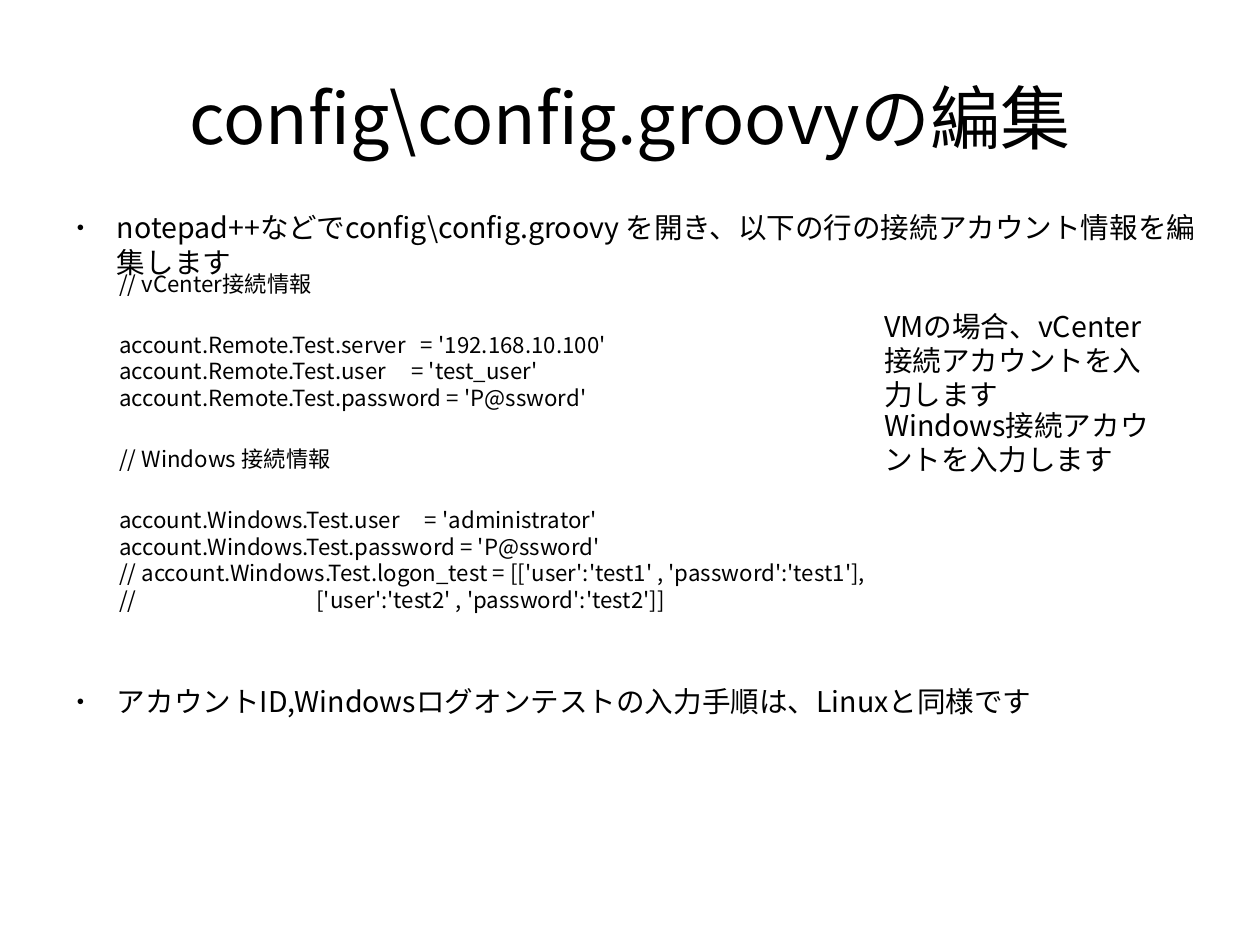
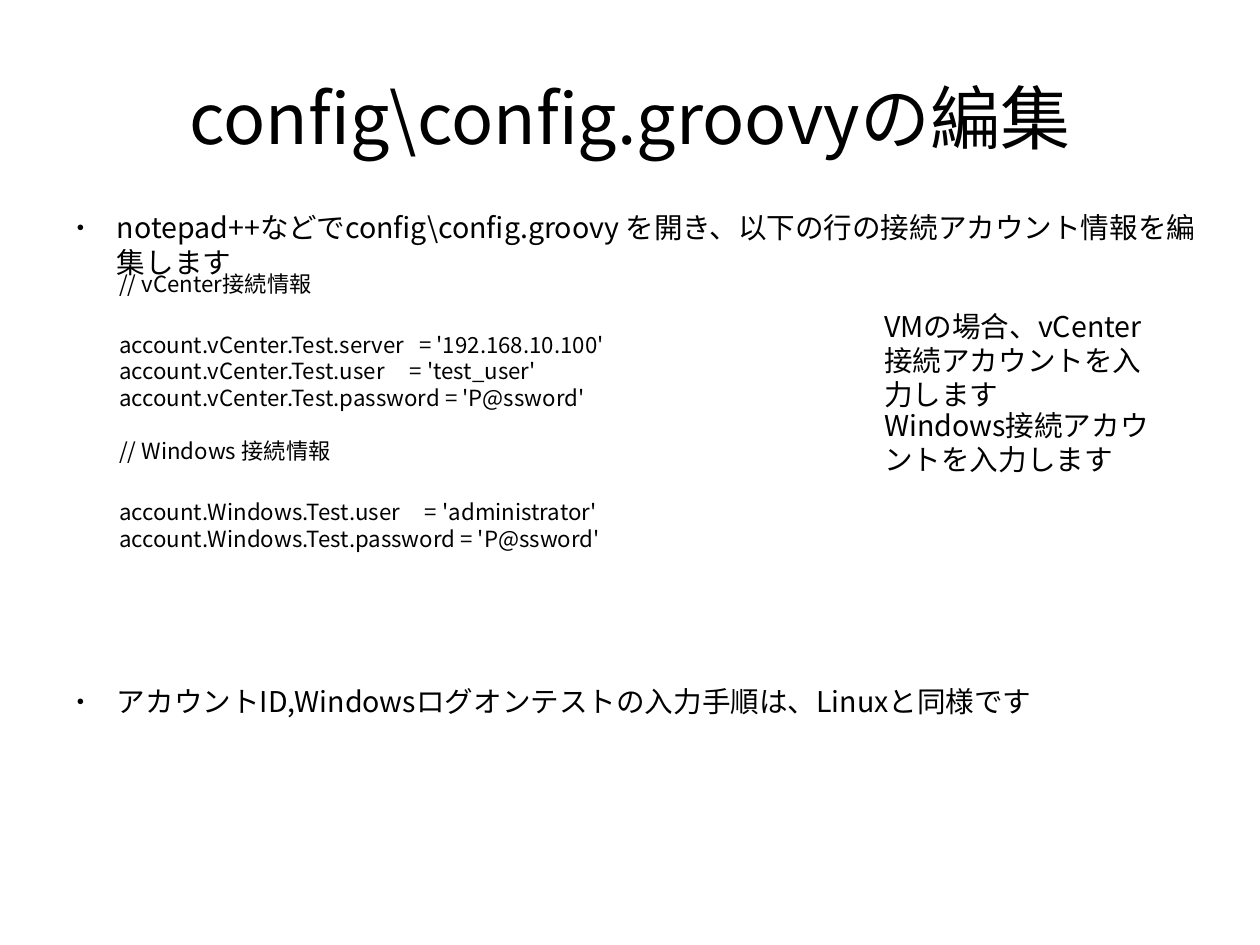
Before and after one commit to frsw3nr/gradle-server-acceptance, a slide deck: slide 33 of docs/jp/tutorial_test_pc.pptx (slide 35 before the commit). Drawn at 1260x945 pixels with LibreOffice and Linux fonts; fonts in the diff are those of the drawing. Boxes give left, top, right and bottom in pixels: in the first picture for what was removed or moved away, otherwise in the second. Text is boxed around its words. In the diff, an @@ line names an element or a change of style, - is before the commit and + after.

```diff
--- a/docs/jp/tutorial_test_pc.pptx
+++ b/docs/jp/tutorial_test_pc.pptx
@@ text at <box>119,336,604,411</box>: text changed @@
-account.Remote.Test.server = '192.168.10.100'
-account.Remote.Test.user = 'test_user'
-account.Remote.Test.password = 'P@ssword'
+account.vCenter.Test.server = '192.168.10.100'
+account.vCenter.Test.user = 'test_user'
+account.vCenter.Test.password = 'P@ssword'
@@ text at <box>142,559,865,613</box>: paragraphs removed @@
-// account.Windows.Test.logon_test = [['user':'test1' , 'password':'test1'],
-// ['user':'test2' , 'password':'test2']]
```
Also in this commit, not shown: 19 other slides changed, 4 slides added, 5 slides removed, 17 other files.
